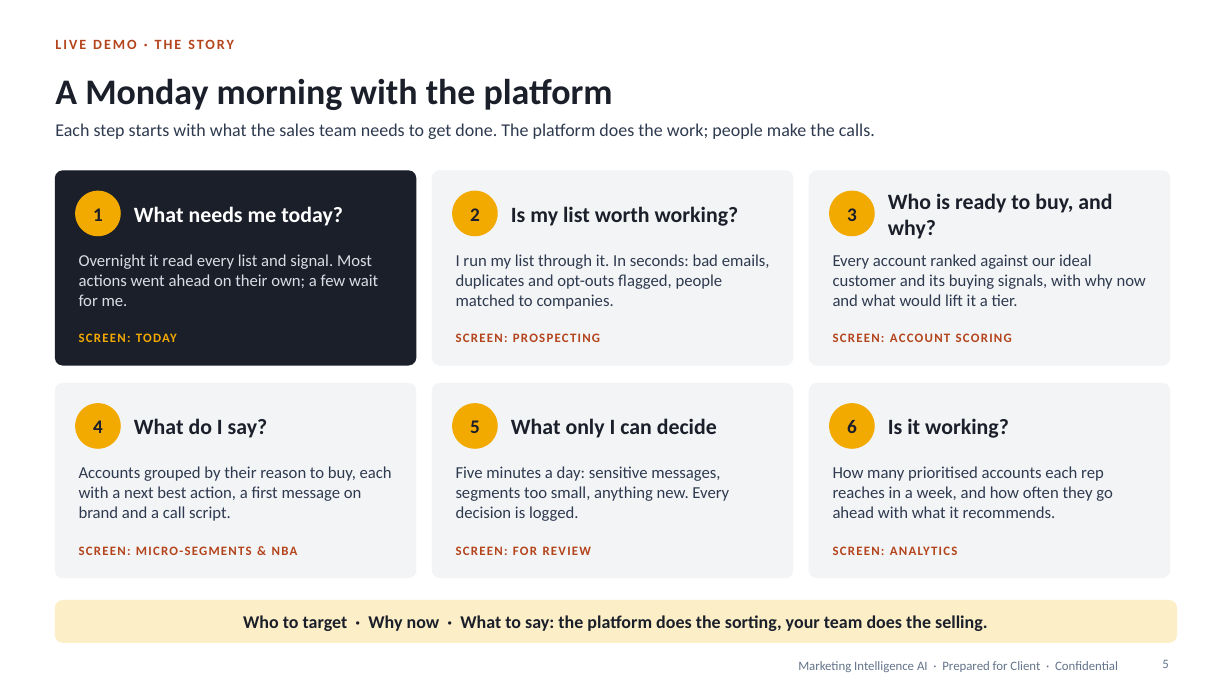
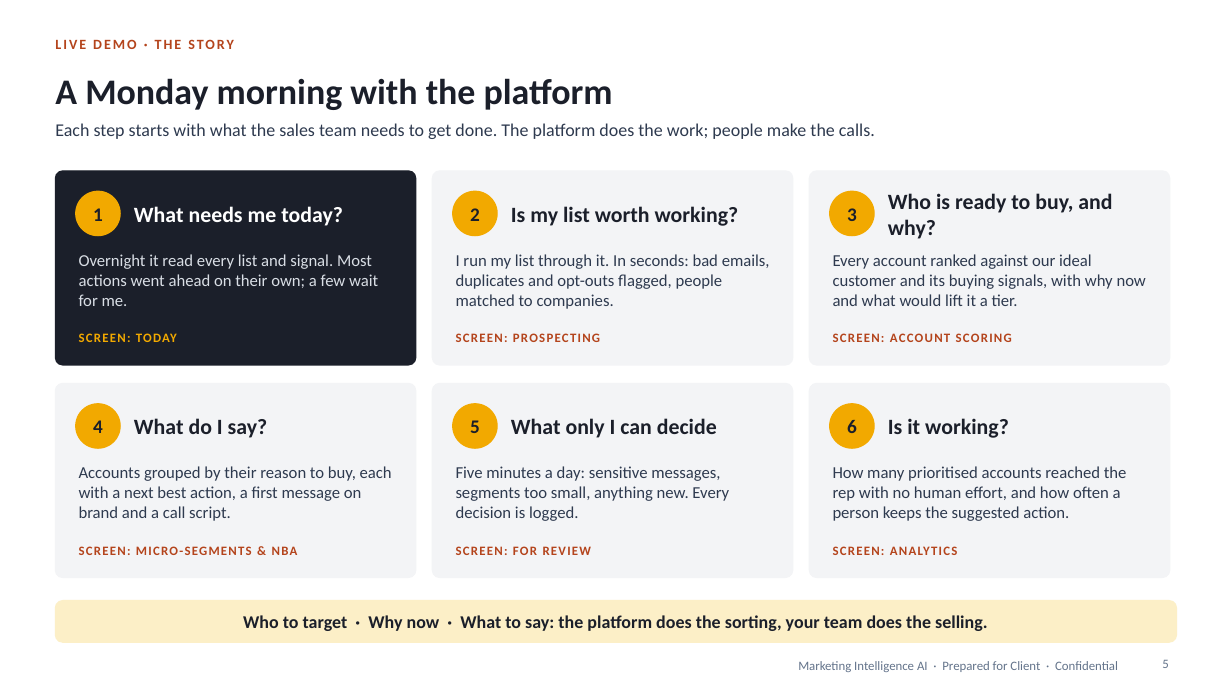
Before and after one commit to shantanusharma-commits/Demand-AI---POC, a slide deck: slide 5 of proposal/Marketing_Intelligence_AI_Pilot_Proposal.pptx. Drawn at 1232x693 pixels with LibreOffice and Linux fonts; fonts in the diff are those of the drawing. Boxes give left, top, right and bottom in pixels: in the first picture for what was removed or moved away, otherwise in the second. Text is boxed around its words. In the diff, an @@ line names an element or a change of style, - is before the commit and + after.

```diff
--- a/proposal/Marketing_Intelligence_AI_Pilot_Proposal.pptx
+++ b/proposal/Marketing_Intelligence_AI_Pilot_Proposal.pptx
@@ text at bbox=[833, 466, 1127, 521]: text changed @@
-How many prioritised accounts each rep reaches in a week, and how often they go ahead with what it recommends.
+How many prioritised accounts reached the rep with no human effort, and how often a person keeps the suggested action.
```
Also in this commit, not shown: 5 other slides changed, 3 other files.
